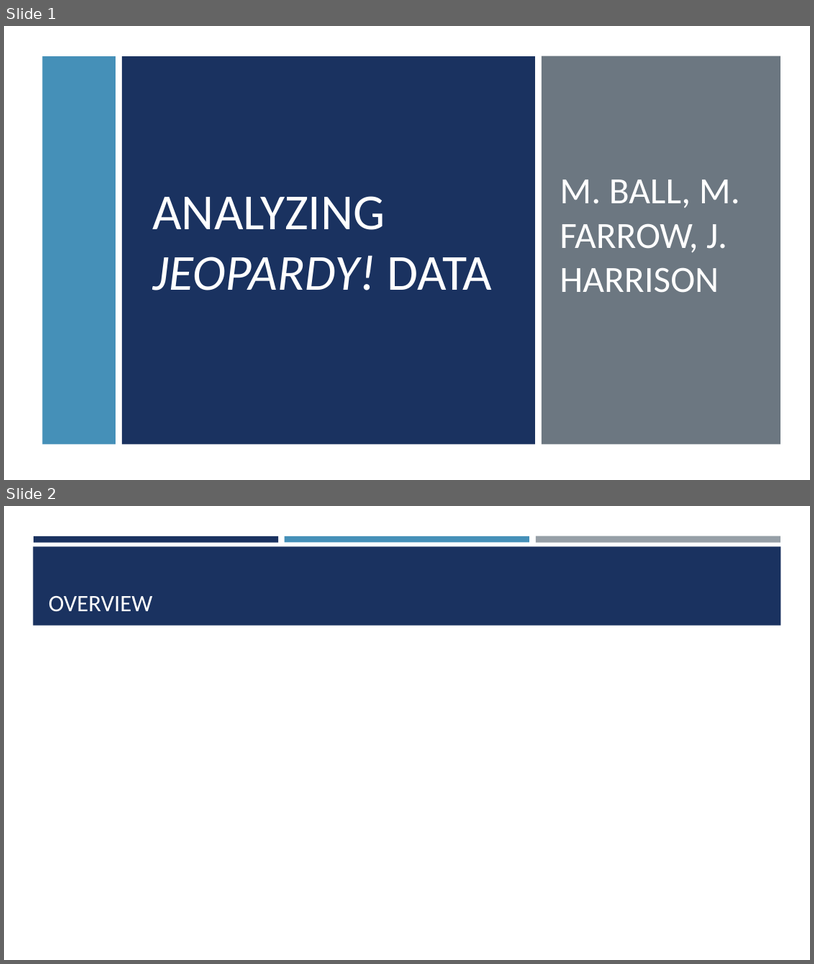
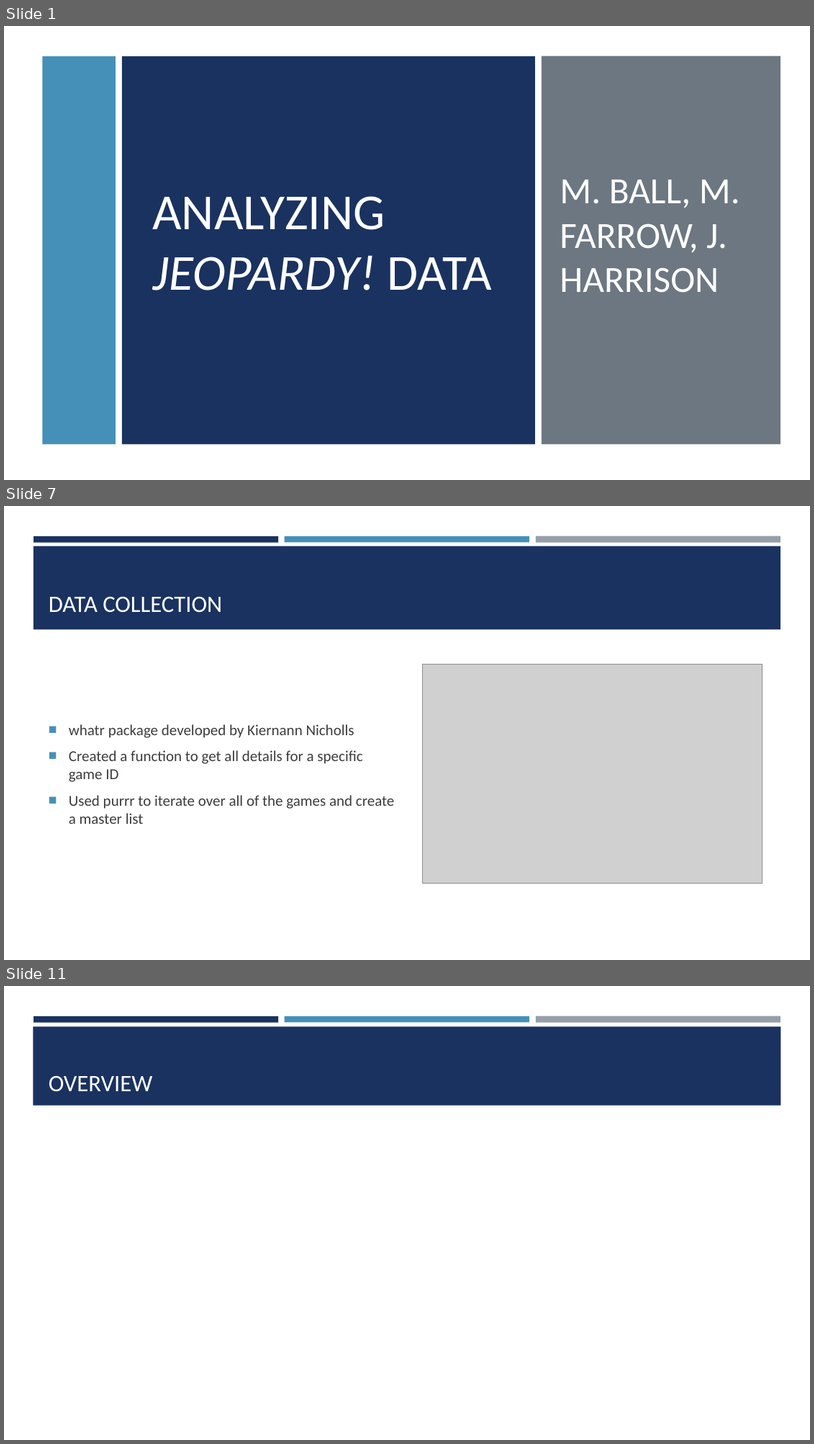
Before and after one commit to mattfarrow1/7330-term-project, a slide deck: docs/Analyzing_Jeopardy_Data.pptx. Shown one above the other, each under a label of ours: slides 1 and 2 before the commit, slides 1, 7 and 11 after it; the slides between them are not shown. The pictures are 814x964 and 814x1444 pixels, drawn with LibreOffice and Linux fonts; fonts in the diff are those of the drawing; grey boxes stand for pictures. Boxes give left, top, right and bottom in pixels: in the first picture for what was removed or moved away, otherwise in the second. Text is boxed around its words. In the diff, an @@ line names an element or a change of style, - is before the commit and + after.

Commit message:
add intro, J! archive, data collection, and mysql slides

```diff
--- a/docs/Analyzing_Jeopardy_Data.pptx
+++ b/docs/Analyzing_Jeopardy_Data.pptx
@@ slide 7 added at <box>4,506,810,960</box>, background #FFFFFF; not listed: 3 template elements that a slide beside it also shows @@
@@ rectangle added at <box>34,546,782,629</box>, fill #1A3260 @@
@@ title added at <box>49,597,222,613</box>, 28 pt, text #FFFFFF @@
+DATA COLLECTION
@@ picture added at <box>422,664,763,883</box> @@
@@ text added at <box>69,724,394,824</box>, 18 pt, text #3D3D3D @@
+■ whatr package developed by Kiernann Nicholls
+■ Created a function to get all details for a specific game ID
+■ Used purrr to iterate over all of the games and create a master list
@@ what was slide 2 is now slide 11 @@
```
Also in this commit, not shown: 8 other slides added.
